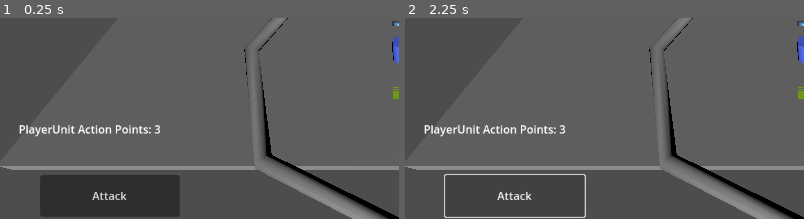
Above: before the commit, frames 1-2 (left to right).
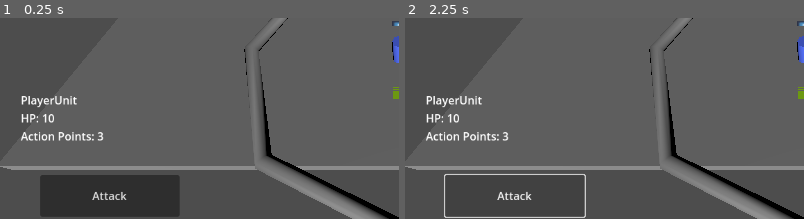
Above: after the commit, the same moments.

Repository: ValorZard/Priyanka-outdated
Game: Godot game, scene res://GameBoard/test_scene.tscn
The game is run twice, just before and just after one commit, with the same random seed, the same clock (stepped at 60 frames per second) and the same inputs. The engine's default icon, where the game draws it, is replaced by a stand-in: a white triangle on a blue panel in a dark square.
Inputs:
- Up to frame 1 (0.25 s): no input
- Up to frame 2 (2.25 s): click "Attack" at 0.5 s; click "Undo" at 1.25 s; click "Attack" at 2 s
The pictures show only the part of the screen within x 0-50%, y 42-92%; the shares and areas given below are measured in that part.

The runs differ from the first frame. In frame 1, 1.8% of the frame differs, in the area x 4-41%, y 38-62%; in frame 2, 1.8%.

Commit message:
added an actual win and fail condition

Diff:
--- a/GameBoard/GameBoard.gd
+++ b/GameBoard/GameBoard.gd
@@ -72,13 +72,28 @@
 	if movement_command.execute():
 		command_array.push_back(movement_command)
 
+func check_if_one_side_won() -> bool:
+	var number_of_player_units : int = 0
+	var number_of_enemy_units : int = 0
+	for unit in units_in_initative_order:
+		if !unit.is_dead():
+			if unit is PlayerUnit:
+				number_of_player_units += 1
+			elif unit is EnemyUnit:
+				number_of_enemy_units += 1
+	return (number_of_enemy_units == 0) or (number_of_player_units == 0)
+
+
 # once all of the unit's action points are used up, move on to next unit
 func go_to_next_unit():
+	# first, check if one side has one
 	#go to next unit. if reached the end, go back to the start
 	current_unit_index += 1
 	if current_unit_index >= units_in_initative_order.size():
 		current_unit_index = 0
-	get_current_unit().connect("out_of_action_points", go_to_next_unit)
+	# if the new unit we're on is dead, move on to the next one
+	if get_current_unit().is_dead() and !check_if_one_side_won():
+		go_to_next_unit()
 	print("moving on to next unit : ", current_unit_index)
 
 # Called every frame. 'delta' is the elapsed time since the previous frame.
--- a/GameBoard/test_scene.tscn
+++ b/GameBoard/test_scene.tscn
@@ -55,10 +55,10 @@
 
 [node name="StatsLabel" type="Label" parent="InputManager"]
 layout_mode = 0
-offset_left = 27.0
-offset_top = 462.0
-offset_right = 274.0
-offset_bottom = 512.0
+offset_left = 30.0
+offset_top = 420.0
+offset_right = 280.0
+offset_bottom = 470.0
 
 [node name="DirectionalLight3D" type="DirectionalLight3D" parent="."]
 transform = Transform3D(0.965926, 0, 0.258819, -0.103606, 0.916384, 0.386661, -0.237178, -0.400301, 0.885159, 0, 70, -11)
--- a/UI/InputManager.gd
+++ b/UI/InputManager.gd
@@ -44,13 +44,18 @@
 # Called every frame. 'delta' is the elapsed time since the previous frame.
 func _process(delta):
 	cursor.update_cursor(camera3d, game_board.get_current_unit())
-	# once a unit has finished its turn, the next once can go
-	if turn_timer.is_stopped():
-		do_current_unit_actions()
-		# check if current unit is out of action points. If so, move on to the next unit
-		if game_board.get_current_unit().action_points <= 0:
-			game_board.get_current_unit().refill_action_points()
-			game_board.go_to_next_unit()
-			# restart timer now that the unit can't do anything more
-			turn_timer.start()
-	$StatsLabel.text = str(game_board.get_current_unit().name, " Action Points: ", game_board.get_current_unit().action_points)
+	# only care about doing the game loop if a side hasn't won yet
+	if !game_board.check_if_one_side_won():
+		# once a unit has finished its turn, the next once can go
+		if turn_timer.is_stopped():
+			do_current_unit_actions()
+			# check if current unit is out of action points. If so, move on to the next unit
+			if game_board.get_current_unit().action_points <= 0:
+				game_board.get_current_unit().refill_action_points()
+				game_board.go_to_next_unit()
+				# restart timer now that the unit can't do anything more
+				turn_timer.start()
+	else:
+		#print("its done dude")
+		pass
+	$StatsLabel.text = str(game_board.get_current_unit().name, "\nHP: ", game_board.get_current_unit().health, "\nAction Points: ", game_board.get_current_unit().action_points)
--- a/Units/BaseUnit.gd
+++ b/Units/BaseUnit.gd
@@ -15,7 +15,7 @@
 @export var max_action_points : int = 3
 var attack_area : AttackArea = preload("res://Attacks/AttackArea.tscn").instantiate()
 
-signal out_of_action_points()
+#signal out_of_action_points()
 
 
 # Called when the node enters the scene tree for the first time.
--- a/Units/EnemyUnit.gd
+++ b/Units/EnemyUnit.gd
@@ -5,3 +5,6 @@
 func _ready():
 	setup_unit()
 	add_to_group("enemy")
+
+#func _process(delta):
+#	$Label3D.text = str("HP: ", self.health, "\nAP: ", self.action_points)
